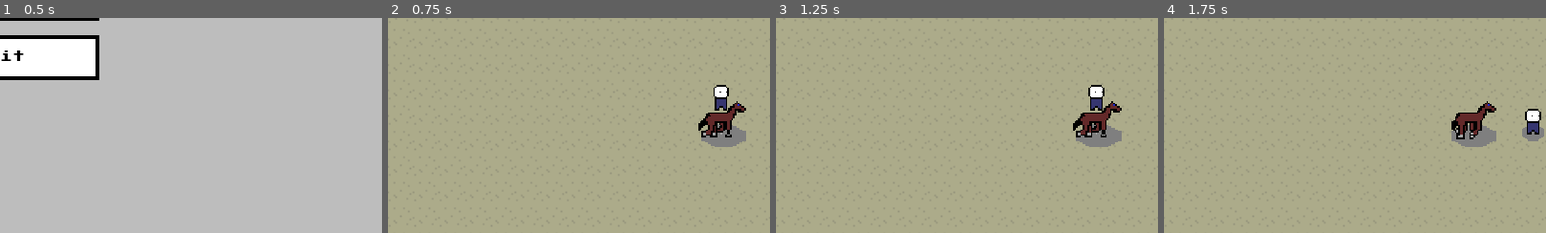
Above: before the commit, frames 1-4 (left to right).
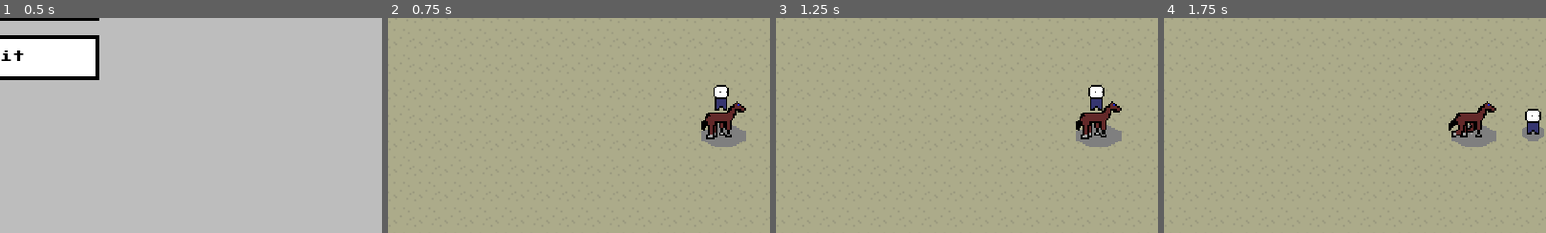
Above: after the commit, the same moments.

Repository: Daniikk1012/DCHM
Game: Godot game, scene res://scenes/Menu.tscn
Same seed, same stepped clock (60 frames per second), same inputs: the game is played once before the commit and once after it.
Inputs:
- Up to frame 1 (0.5 s): no input
- Up to frame 2 (0.75 s): click "Start Game" at 0.5 s
- Up to frame 3 (1.25 s): no input
- Up to frame 4 (1.75 s): hold Right (right) from 1.28 s (still down); tap Space (jump) at 1.52 s
The pictures show only the part of the screen within x 50-100%, y 50-100%; the shares and areas given below are measured in that part.

Frame 1 is identical in both runs. In frame 2, 0.2% of the frame differs, in the area x 81-89%, y 46-57%; in frame 3, 0.2%; in frame 4, 0.3%, in the area x 74-84%, y 45-57%.

Commit message:
Add time slow down on death

Diff:
--- a/scenes/Game.tscn
+++ b/scenes/Game.tscn
@@ -38,6 +38,9 @@
 
 [node name="ScoreTimer" type="Timer" parent="."]
 autostart = true
+
+[node name="MusicTimer" type="Timer" parent="."]
+one_shot = true
 
 [node name="TextureRect" type="TextureRect" parent="."]
 margin_top = 540.0
--- a/scenes/Horse.tscn
+++ b/scenes/Horse.tscn
@@ -70,7 +70,6 @@
 scale = Vector2( 4, 4 )
 frames = SubResource( 2 )
 animation = "horse"
-frame = 2
 playing = true
 
 [connection signal="timeout" from="RemoveTimer" to="." method="_on_MimickTimer_timeout"]
--- a/scripts/Game.gd
+++ b/scripts/Game.gd
@@ -16,6 +16,12 @@
     self.score = 0
 
 func _process(delta: float):
+    if not $MusicTimer.is_stopped():
+        $MusicPlayer.volume_db = (
+            lerp(-5.0, 0.0, $MusicTimer.time_left / $MusicTimer.wait_time))
+        $MusicPlayer.pitch_scale = (
+            lerp(0.75, 1.0, $MusicTimer.time_left / $MusicTimer.wait_time))
+
     $TextureRect.rect_position.x -= delta * GROUND_SPEED
 
     if -$TextureRect.rect_position.x > TILE_SIZE:
@@ -44,6 +50,7 @@
     $ScoreTimer.stop()
     $CanvasLayer/CenterContainer.visible = true
     $FocusControl.grab_focus()
+    $MusicTimer.start()
 
     var file := File.new()
 
